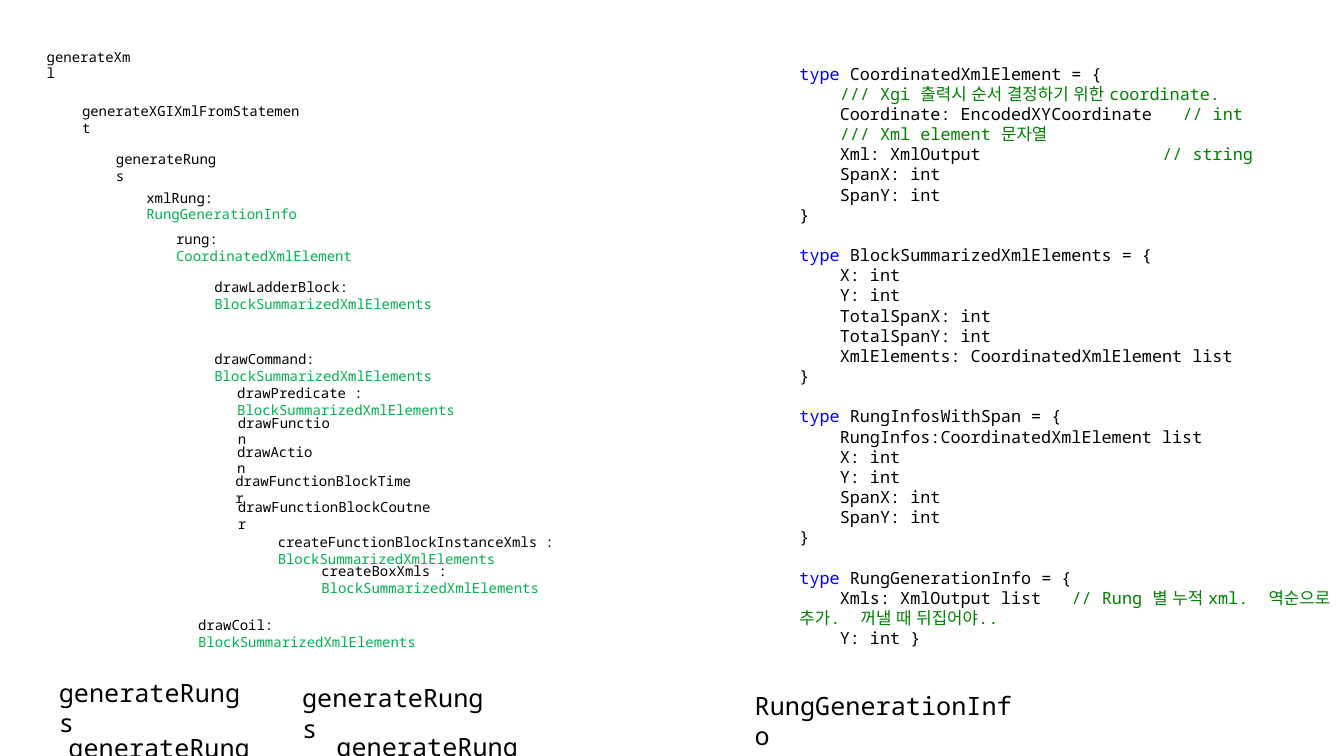
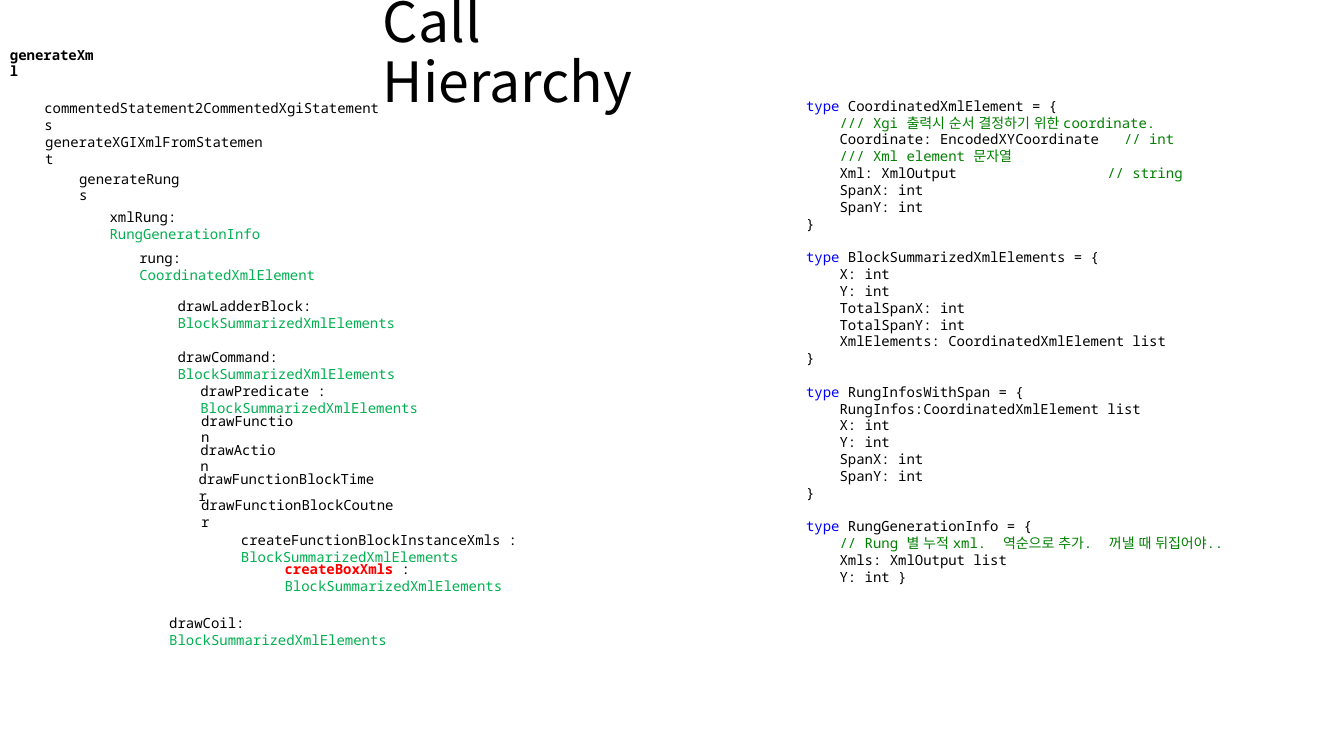
Before and after one commit to DualsoftDev/ds, a slide deck: slide 10 of DsDotNet/src/PLC/PLC.CodeGen.LSXGI/Documents/XgiLadder.pptx. Drawn at 1344x756 pixels with LibreOffice and Linux fonts; fonts in the diff are those of the drawing. Boxes give left, top, right and bottom in pixels: in the first picture for what was removed or moved away, otherwise in the second. Text is boxed around its words. In the diff, an @@ line names an element or a change of style, - is before the commit and + after.

```diff
--- a/DsDotNet/src/PLC/PLC.CodeGen.LSXGI/Documents/XgiLadder.pptx
+++ b/DsDotNet/src/PLC/PLC.CodeGen.LSXGI/Documents/XgiLadder.pptx
@@ title added at box(383, 0, 632, 115), 39.6 pt, text #000000 @@
+Call Hierarchy
@@ text "generateXml" at box(0, 41, 112, 69): bold on @@
@@ text added at box(34, 95, 395, 122), 10 pt, text #000000 @@
+commentedStatement2CommentedXgiStatements
@@ text "type CoordinatedXmlElement = {": place and size @@
-text "type CoordinatedXmlElement = {" at box(799, 67, 1253, 644)
+text "type CoordinatedXmlElement = {" at box(806, 100, 1223, 552)
@@ text at box(806, 100, 1182, 535): size 12 to 10 pt in "type CoordinatedXmlElement = {", "/// Xgi 출력시 순서 결정하기 위한 coordinate.", "Coordinate: EncodedXYCoordinate // int", "/// Xml element 문자열" and 20 more places @@
@@ text "generateXGIXmlFromStatement": place and size @@
-text "generateXGIXmlFromStatement" at box(73, 98, 318, 125)
+text "generateXGIXmlFromStatement" at box(35, 129, 280, 156)
@@ 3 texts: place and size @@
-3 texts at box(106, 146, 352, 261)
+3 texts at box(70, 165, 315, 280)
@@ text "drawLadderBlock: BlockSummarizedXmlElements": place and size @@
-text "drawLadderBlock: BlockSummarizedXmlElements" at box(214, 281, 432, 309)
+text "drawLadderBlock: BlockSummarizedXmlElements" at box(178, 300, 396, 328)
@@ text "drawCommand: BlockSummarizedXmlElements": place and size @@
-text "drawCommand: BlockSummarizedXmlElements" at box(214, 353, 432, 381)
+text "drawCommand: BlockSummarizedXmlElements" at box(178, 351, 396, 379)
@@ 7 texts: place and size @@
-7 texts at box(36, 43, 537, 569)
+7 texts at box(0, 41, 500, 567)
@@ text at box(865, 536, 1223, 552): text changed; size 12 to 10 pt @@
-Xmls: XmlOutput list // Rung 별 누적 xml. 역순으로 추가. 꺼낼 때 뒤집어야..
+// Rung 별 누적 xml. 역순으로 추가. 꺼낼 때 뒤집어야..
+Xmls: XmlOutput list
@@ text "createBoxXmls : BlockSummarizedXmlElements": place and size @@
-text "createBoxXmls : BlockSummarizedXmlElements" at box(321, 563, 539, 593)
+text "createBoxXmls : BlockSummarizedXmlElements" at box(285, 561, 503, 591)
@@ text "createBoxXmls : BlockSummarizedXmlElements" at box(285, 561, 503, 591): text colour #000000 to #FF0000, bold on in "createBoxXmls" @@
@@ text "drawCoil: BlockSummarizedXmlElements": place and size @@
-text "drawCoil: BlockSummarizedXmlElements" at box(198, 619, 416, 647)
+text "drawCoil: BlockSummarizedXmlElements" at box(169, 617, 387, 645)
@@ text removed at box(48, 673, 262, 713) @@
-generateRungs
@@ text removed at box(292, 678, 506, 718) @@
-generateRungs
@@ text removed at box(745, 686, 1032, 726) @@
-RungGenerationInfo
@@ text removed at box(58, 727, 272, 756) @@
-generateRungs
@@ text removed at box(327, 726, 540, 756) @@
-generateRungs
```
Also in this commit, not shown: 2 other slides changed, 13 other files.
